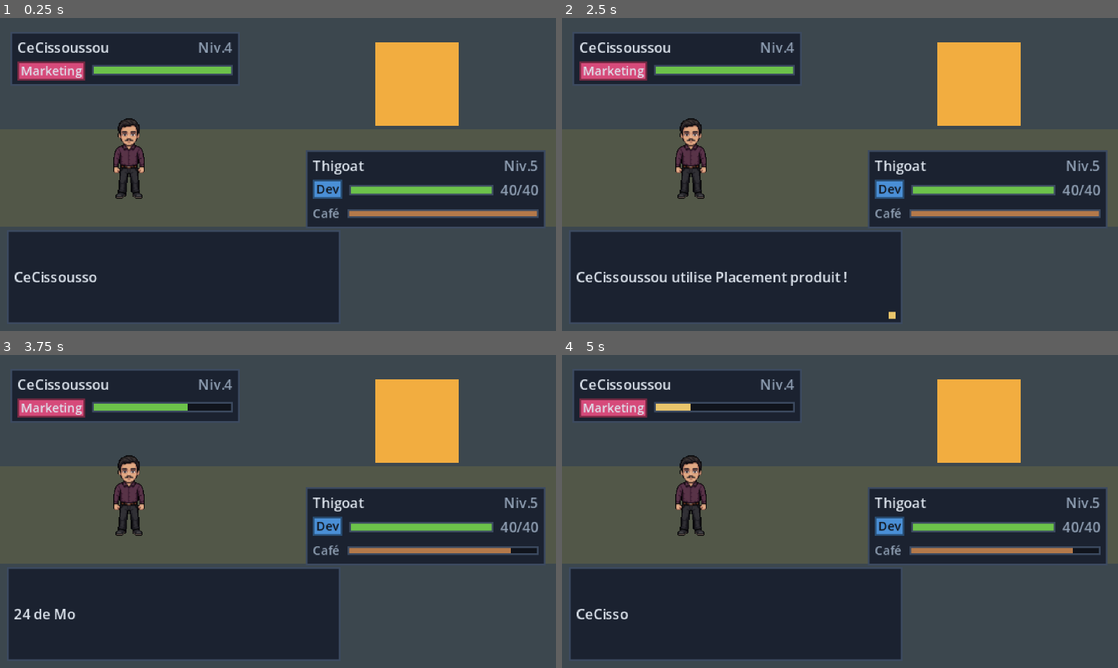
Above: before the commit, frames 1-4 (two rows, left to right).
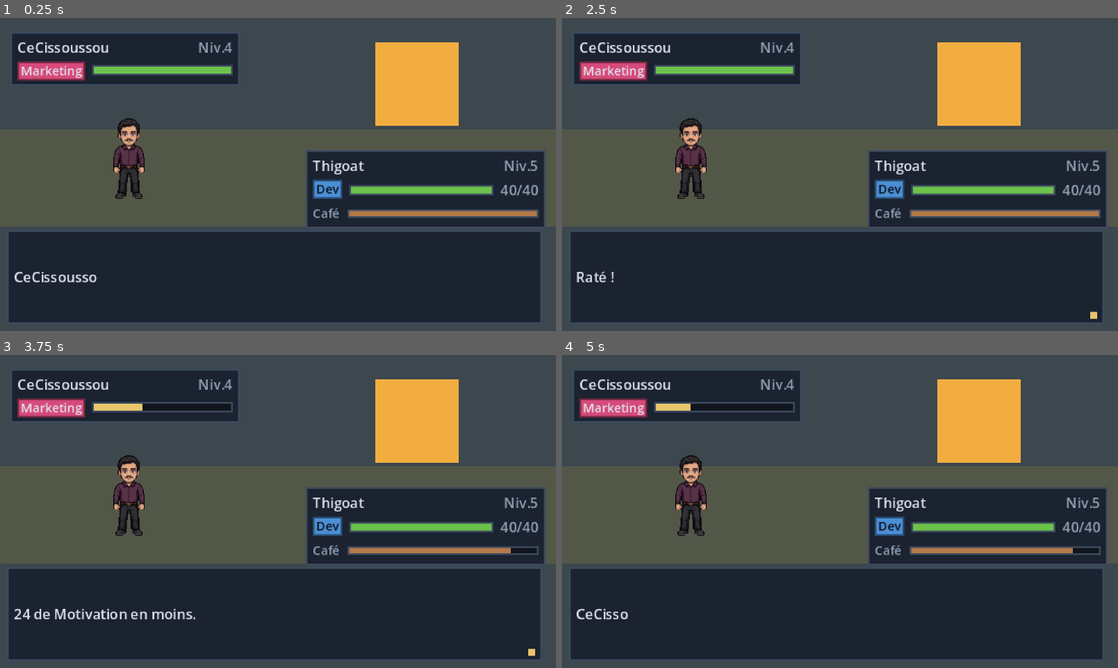
Above: after the commit, the same moments.

Repository: ThibaultGRAND/EEMIDEX
Game: Godot game, scene res://tmp_rendu_combat.tscn
Same seed, same stepped clock (60 frames per second), same inputs: the game is played once before the commit and once after it. This scene is started directly instead of the project's main scene.
Inputs (mouse positions are in pixels of both pictures, inside the frame that each line leads up to):
- Up to frame 1 (0.25 s): no input
- Up to frame 2 (2.5 s): tap Enter (ui_accept) at 0.5, 1.52, 1.55, 1.82, 2.3 s; move the mouse to (962, 158) at 0.52 s; hold Right (ui_right) 0.53-1.28 s; hold Enter (ui_accept) 0.53-1.28 s; click (962, 158) at 0.67 s; move the mouse to (728, 190) at 1.27 s; hold Down (ui_down) 1.28-2.03 s; tap Tab at 1.35 s; move the mouse to (895, 105) at 2.02 s; hold Right (ui_right) from 2.03 s (still down); hold Shift from 2.03 s (still down)
- Up to frame 3 (3.75 s): move the mouse to (250, 574) at 2.77 s; release Right (ui_right) at 2.78 s; release Shift at 2.78 s; hold Up (ui_up) 2.78-3.53 s; tap Enter (ui_accept) at 2.85, 3.02, 3.32 s; click (250, 574) at 2.92 s; move the mouse to (444, 558) at 3.52 s; hold Left (ui_left) from 3.53 s (still down); hold Enter (ui_accept) from 3.53 s (still down); tap Tab at 3.6 s
- Up to frame 4 (5 s): keep holding Left (ui_left); move the mouse to (673, 464) at 4.27 s; release Enter (ui_accept) at 4.28 s; tap Shift at 4.35 s; tap Enter (ui_accept) at 4.52, 4.55, 4.82 s

The runs differ from the first frame. In frame 1, 10% of the frame differs, in the area x 61-98%, y 68-98%; in frame 2, 11%, in the area x 2-98%, y 68-98%; in frame 3, 11%; in frame 4, 10%.
Error before the commit: Out of bounds get index '2' (on base: 'Array[Dictionary]') (res://scenes/ui/composants/liste_menu.gd:110)

Commit message:
Les quatre contrats de recrutement existent
Tickets Resto, Teletravail et le CDI rejoignent le Contrat Basique. La
formule de recrutement lisant deja la valeur de l'objet, aucune ligne de
combat n'a bouge -- utile aujourd'hui, une autre session travaille sur cet
ecran.

Sur un alternant a 45 de taux : Basique 28 % intact et 60 % epuise, Tickets
Resto 38 et 70, Teletravail 53 et 85, CDI 95 dans les deux cas puisqu'il
tape le plafond. Chaque contrat vaut donc a peu pres un palier
d'epuisement : le joueur arbitre entre user un contrat rare et passer trois
tours de plus a affaiblir sa cible.

Rien ne les distribue encore : la boutique ne les vend pas.

Co-Authored-By: Claude Opus 5 <noreply@anthropic.com>

Diff:
--- /dev/null
+++ b/data/items/contrat_cdi.tres
@@ -0,0 +1,12 @@
+[gd_resource type="Resource" script_class="ItemData" load_steps=2 format=3]
+
+[ext_resource type="Script" path="res://scripts/data/item_data.gd" id="1_script"]
+
+[resource]
+script = ExtResource("1_script")
+id = &"contrat_cdi"
+display_name = "CDI à la clé"
+description = "Le seul du jeu. Personne ne dit non à un CDI."
+genre = 1
+valeur = 400
+utilisable_en_combat = true
--- /dev/null
+++ b/data/items/contrat_teletravail.tres
@@ -0,0 +1,12 @@
+[gd_resource type="Resource" script_class="ItemData" load_steps=2 format=3]
+
+[ext_resource type="Script" path="res://scripts/data/item_data.gd" id="1_script"]
+
+[resource]
+script = ExtResource("1_script")
+id = &"contrat_teletravail"
+display_name = "Contrat + Télétravail 2j"
+description = "Deux jours à la maison. Difficile de refuser."
+genre = 1
+valeur = 80
+utilisable_en_combat = true
--- /dev/null
+++ b/data/items/contrat_tickets_resto.tres
@@ -0,0 +1,12 @@
+[gd_resource type="Resource" script_class="ItemData" load_steps=2 format=3]
+
+[ext_resource type="Script" path="res://scripts/data/item_data.gd" id="1_script"]
+
+[resource]
+script = ExtResource("1_script")
+id = &"contrat_tickets_resto"
+display_name = "Contrat + Tickets Resto"
+description = "Le même contrat, avec de quoi déjeuner. Ça change tout."
+genre = 1
+valeur = 50
+utilisable_en_combat = true
--- a/scenes/battle/battle.gd
+++ b/scenes/battle/battle.gd
@@ -24,6 +24,16 @@
 var _attaques_offertes: Array = []
 ## Ce que rapporte un tour sans attaquer : objet, changement, defense.
 const CAFE_PAR_TOUR_SANS_ATTAQUE := 2
+
+## Largeurs du bas de l'écran, en pixels (l'écran fait 320 de large).
+## Le menu principal tient à droite de la boîte ; les sous-menus ont des
+## libellés longs (« Lancer de sauce curry »), ils mordent sur sa largeur ;
+## pendant un message, la boîte prend tout.
+const MENU_X_RACINE := 200.0
+const MENU_X_SOUS_MENU := 120.0
+const BOITE_LARGEUR_RACINE := 192.0
+const BOITE_LARGEUR_SOUS_MENU := 112.0
+const BOITE_LARGEUR_MESSAGE := 308.0
 
 @onready var _fiche_ennemi: FicheCombattant = %FicheEnnemi
 @onready var _fiche_joueur: FicheCombattant = %FicheJoueur
@@ -95,6 +105,7 @@
 	_mode = Mode.MESSAGE
 	_menu.visible = false
 	_menu.interactif = false
+	_boite.offset_right = _boite.offset_left + BOITE_LARGEUR_MESSAGE
 	await _boite.afficher(texte)
 
 ## Pose une question et la liste des réponses. `colonnes` à 2 pour le menu
@@ -105,6 +116,10 @@
 	_options = options
 	_index = 0
 	_mode = Mode.MENU
+	var racine := colonnes > 1
+	_menu.offset_left = MENU_X_RACINE if racine else MENU_X_SOUS_MENU
+	_boite.offset_right = _boite.offset_left + (
+		BOITE_LARGEUR_RACINE if racine else BOITE_LARGEUR_SOUS_MENU)
 	_boite.afficher_invite(invite)
 	_menu.colonnes = colonnes
 	_menu.definir_options(options)
@@ -128,8 +143,9 @@
 	if _contexte != &"attaques" or index >= _attaques_offertes.size():
 		return
 	var attaque: MoveData = _attaques_offertes[index]
-	_boite.afficher_invite("%s — %d dégâts, type %s." % [
-		attaque.display_name, attaque.puissance, PaletteUi.libelle_type(attaque.type)])
+	var effet := "%d dégâts" % attaque.puissance if attaque.puissance > 0 else "soutien"
+	_boite.afficher_invite("%s — %s, type %s." % [
+		attaque.display_name, effet, PaletteUi.libelle_type(attaque.type)])
 
 ## Échap dans un sous-menu : retour au menu principal.
 func _sur_annulation() -> void:
--- a/scenes/ui/composants/liste_menu.gd
+++ b/scenes/ui/composants/liste_menu.gd
@@ -41,6 +41,10 @@
 	for brute in options:
 		_options.append(_normaliser(brute))
 	for enfant in _grille.get_children():
+		# remove_child tout de suite : queue_free() seul laisse l'ancienne ligne
+		# dans la grille jusqu'à la fin de la frame, et _rafraichir() compterait
+		# des lignes qui n'ont plus d'option en face.
+		_grille.remove_child(enfant)
 		enfant.queue_free()
 	for option in _options:
 		_grille.add_child(_fabriquer_ligne(option))
@@ -105,7 +109,7 @@
 	return ligne
 
 func _rafraichir() -> void:
-	for i in _grille.get_child_count():
+	for i in mini(_grille.get_child_count(), _options.size()):
 		var ligne: Node = _grille.get_child(i)
 		var actif: bool = _options[i].get("actif", true)
 		var curseur: Label = ligne.get_node("Curseur")
--- a/tmp_rendu_combat.gd
+++ b/tmp_rendu_combat.gd
@@ -3,6 +3,10 @@
 	add_child(load("res://scenes/battle/battle.tscn").instantiate())
 	await get_tree().create_timer(1.8).timeout
 	_appuyer("ui_accept")
+	await get_tree().create_timer(0.5).timeout
+	_appuyer("ui_accept")
+	await get_tree().create_timer(0.5).timeout
+	_appuyer("ui_down")
 
 func _appuyer(action: String) -> void:
 	var e := InputEventAction.new()
Not shown, changed: CLAUDE.MD
Not shown, changed: docs/regles.md
